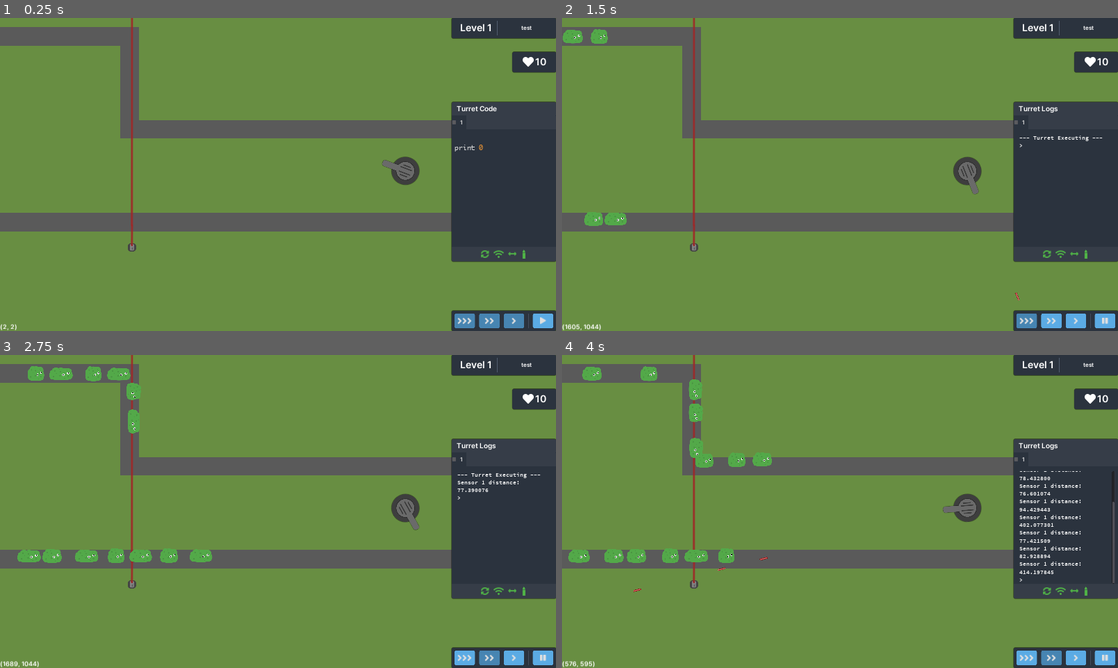
Above: before the commit, frames 1-4 (two rows, left to right).
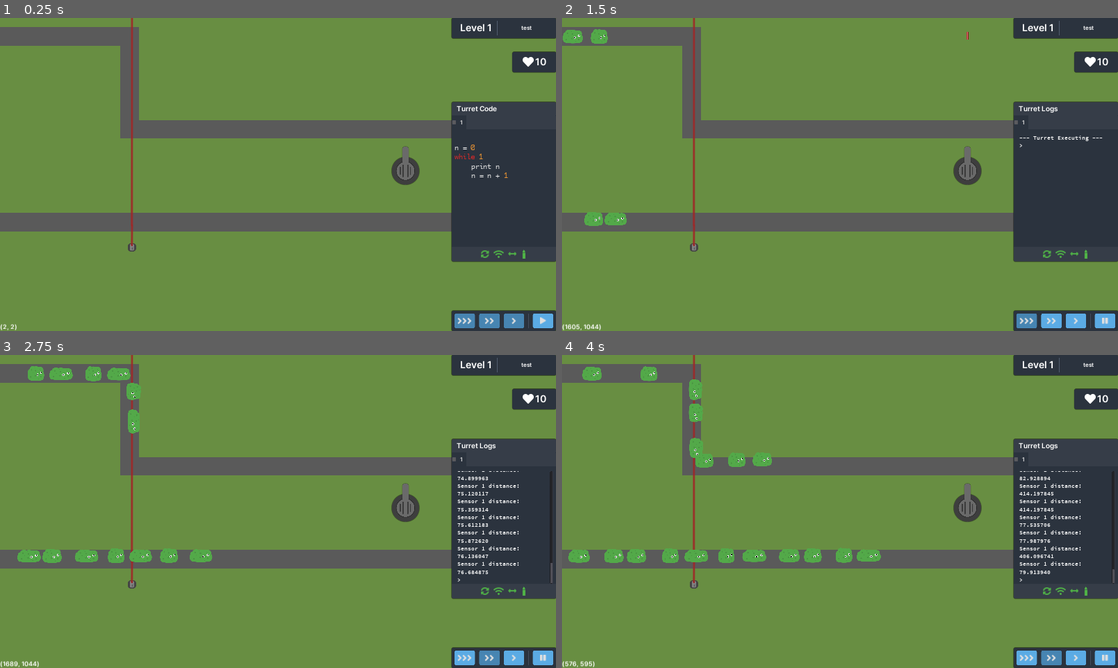
Above: after the commit, the same moments.

Repository: Latiang/tower-defense-godot
Game: Godot game, scene res://objects/Main.tscn
The game is run twice, just before and just after one commit, with the same random seed, the same clock (stepped at 60 frames per second) and the same inputs.
Inputs (mouse positions are in pixels of both pictures, inside the frame that each line leads up to):
- Up to frame 1 (0.25 s): no input
- Up to frame 2 (1.5 s): click "" at 0.5 s; click "" at 1.25 s
- Up to frame 3 (2.75 s): click "" at 2 s
- Up to frame 4 (4 s): move the mouse to (967, 508) at 2.77 s; press the mouse at (967, 508) at 2.78 s; hold D 2.78-3.53 s; move the mouse to (728, 527) at 3.52 s; release the mouse at (728, 527) at 3.53 s; hold A from 3.53 s (still down); click (728, 527) at 3.6 s

The runs differ from the first frame. In frame 1, 0.3% of the frame differs, in the area x 68-92%, y 40-52%; in frame 2, 0.2%; in frame 3, 1.0%; in frame 4, 1.2%, in the area x 12-100%, y 38-76%.

Commit message:
Add testing operators

Diff:
--- a/src/objects/CodeInterpreter.gd
+++ b/src/objects/CodeInterpreter.gd
@@ -1,5 +1,11 @@
 extends Node
 
+# 	TODO
+#
+#	Functions
+#	Vectors
+#	Vector functions
+#	Strings (I guess)
 
 var code_source
 var console_output_buffer = []
@@ -14,14 +20,29 @@
 		self.line = line
 
 var operators
-
+var _stop = false
 var _eval_object
 
 var _lines_left = 0
-export var OPS_PER_RUN = 200
+export var OPS_PER_RUN = 10
 
 func _shoot(value):
-	pass
+	self._stop = true
+	get_parent().emit_signal("fire")
+	return 0
+
+func _rotate(value):
+	self._stop = true
+	get_parent().emit_signal("rotate", value / 180.0 * PI)
+	return 0
+
+func _read(value):
+	var result = {}
+	get_parent().emit_signal("sensor_detect", result, 1)
+	if result[0]:
+		return result[0]
+	else:
+		return 0
 
 func _dist(value):
 	pass
@@ -267,6 +288,8 @@
 
 	func run(scope, parent):
 		parent._lines_left -= 1
+		if parent._stop:
+			yield()
 		if parent._lines_left <= 0:
 			yield()
 		var left
@@ -398,7 +421,7 @@
 					var exe = line.run(scope, parent)
 					while exe is GDScriptFunctionState and exe.is_valid():
 						yield()
-						exe = exe.run()
+						exe = exe.resume()
 				scope["_if_state"] = 1
 			elif expected_if_state == null:
 				scope["_if_state"] = 0
@@ -540,6 +563,10 @@
 										10,
 										false,
 										0))
+	operators.push_back(UnaryOperator.new(funcref(self, "_read"),
+										"dist",
+										-999,
+										true))
 	operators.push_back(BinaryOperator.new(funcref(self, "_sub"),
 										"-",
 										10,
@@ -548,6 +575,14 @@
 	operators.push_back(UnaryOperator.new(funcref(self, "_print"),
 										"print",
 										-1000,
+										true))
+	operators.push_back(UnaryOperator.new(funcref(self, "_shoot"),
+										"shoot",
+										-1001,
+										true))
+	operators.push_back(UnaryOperator.new(funcref(self, "_rotate"),
+										"rotate",
+										-1002,
 										true))
 	operators.push_back(BinaryOperator.new(funcref(self, "_equals"),
 										"==",
@@ -572,12 +607,10 @@
 	self._eval_object = null
 # Run the code
 func run():
-	self._lines_left += self.OPS_PER_RUN
+	self._stop = false
+	self._lines_left = self.OPS_PER_RUN
 	code_source = """
 n = 0
-while 1
-	print n
-	n = n + 1
 """
 	if self._eval_object == null:
 		self._eval_object = self._run_code()
--- a/src/objects/Main.tscn
+++ b/src/objects/Main.tscn
@@ -9,7 +9,6 @@
 script = ExtResource( 3 )
 debug_main_menu_override = true
 debug_tick_interpreter_once = true
-autosave_enabled = false
 
 [node name="LevelManager" type="Node" parent="."]
 script = ExtResource( 2 )
@@ -22,7 +21,6 @@
 [node name="MainMenu" parent="." instance=ExtResource( 4 )]
 [connection signal="next_level" from="LevelManager/GUI" to="LevelManager" method="_on_GUI_next_level"]
 [connection signal="restart_level" from="LevelManager/GUI" to="LevelManager" method="_on_GUI_restart_level"]
-[connection signal="return_to_main_menu" from="LevelManager/GUI" to="." method="_on_GUI_return_to_main_menu"]
 [connection signal="start_wave" from="LevelManager/GUI" to="LevelManager" method="_on_GUI_start_wave"]
 [connection signal="update_time_scale" from="LevelManager/GUI" to="LevelManager" method="_on_GUI_update_time_scale"]
 [connection signal="timeout" from="LevelManager/AutoSaveTimer" to="LevelManager" method="_on_AutoSaveTimer_timeout"]
--- a/src/objects/ProgrammableBehaviour.gd
+++ b/src/objects/ProgrammableBehaviour.gd
@@ -11,24 +11,21 @@
 var locked = true
 var printnow = false
 
-var code_error = false
-var error_message = ""
-var error_line = 0
-
-# Input variables
-var out_hit = false;
+var frames_testing = 0
 
 func _ready():
 	pass
 
 # Run every frame. Shoot bullet if mouse pressed
 func _process(delta):
+	frames_testing += 1
+
 	# Functionality that is not time locked (temporary)
-	var angle = get_parent().position.angle_to_point(get_viewport().get_mouse_position()) - PI/2
-	emit_signal("rotate", angle)
+	#var angle = get_parent().position.angle_to_point(get_viewport().get_mouse_position()) - PI/2
+	#emit_signal("rotate", angle)
 	# Time locked functonality, such as code execution
 	if (!locked):
-		#$CodeInterpreter.run()
+		$CodeInterpreter.run()
 		if Input.is_action_pressed("mouse_left_click"):
 			emit_signal("fire")
 			$CodeInterpreter.run()
--- a/src/saves/save1.json
+++ b/src/saves/save1.json
@@ -1 +1 @@
-{"levels":[{"count":1,"description":"test","file":"TestLevel1","status":3,"turret_code":["\nprint 0\n"]},{"count":2,"description":"test2","file":"TestLevel2","status":3,"turret_code":["\nprint ((0 ))\n","\nprint ((0 ))\n"]}]}
+{"levels":[{"count":1,"description":"test","file":"TestLevel1","status":3,"turret_code":["\nn = 0\nwhile 1\n\tprint n\n\tn = n + 1\n"]},{"count":2,"description":"test2","file":"TestLevel2","status":3,"turret_code":["\nprint ((0 ))\n","\nprint ((0 ))\n"]}]}
